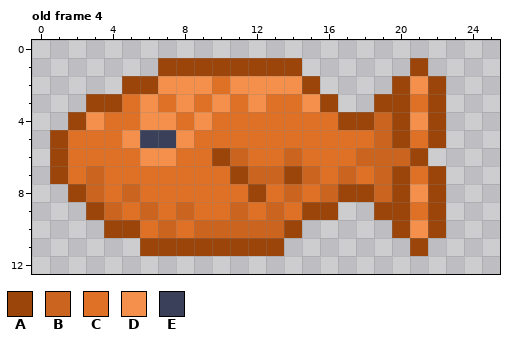
Two states of a pixel-art file, assets/images/asepriteFiles/goldFishGrowth1.aseprite. The picture above is the old version.
26x13 pixels, 4 frames. Shown: old frame 4. The commit also changed other frames, which this record leaves out.
Palette (. is transparent): A #9c450a  B #cb641f  C #df7126  D #f4904c  E #3a3f5a
Pixels before, old frame 4, first column x 1:
 1 ......AAAAAAAA......A.
 2 ....AADDDCDDDDA....ADA
 3 ..AACDCDCDCDCCDA..AACA
 4 .ADCCDDCDCCCCCCCAABADA
 5 ACCCDEEDCCCCCCCCCCBACA
 6 ACCCCDDCCABCCBCCCBBBA.
 7 ACBCCCCCCCABBABCBCBACA
 8 .ABCBCCCCCCACBCBAABADA
 9 ..ABCBCBCCBCBCAA..AACA
10 ...AACBCBBBBBA.....ADA
11 .....AAAAAAAA.......A.
The same view after the edit:
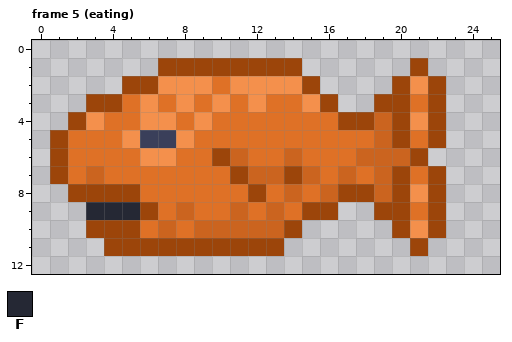
Colours new in this view: F #252834
A new or re-ordered frame is compared with the old frame closest to it.
Changes in this commit:
frames 4 -> 11
Changed rows in their new state; - is an unchanged pixel.
Frame 5 (eating) is new; against old frame 4:
first column x 3:
 8 AAA-
 9 FFFA
10 A---
11 -AA-
